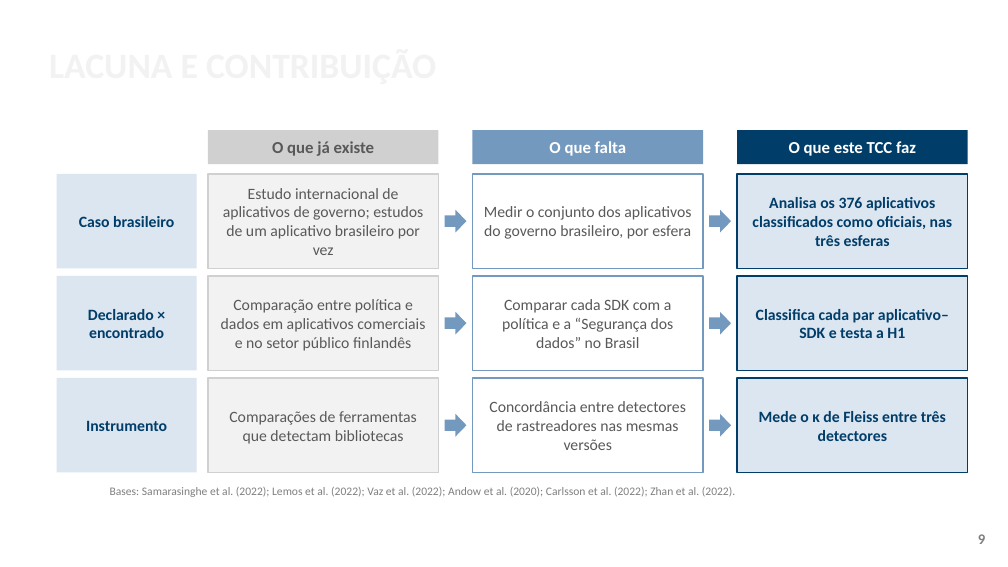
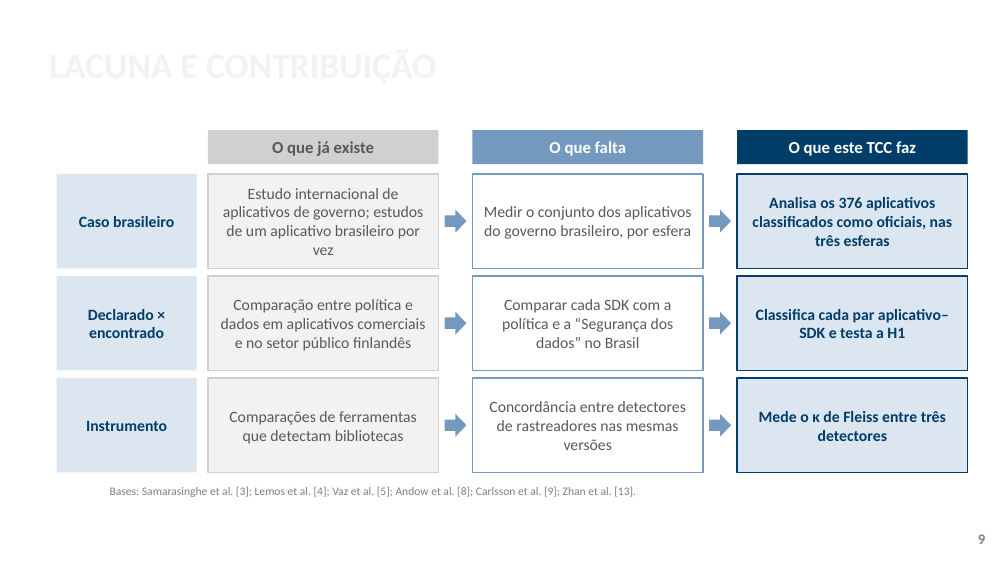
Before and after one commit to ClaudioAMF1/TCC, a slide deck: slide 9 of tcc/apresentacao/apresentacao-defesa-final.pptx. Drawn at 1008x567 pixels with LibreOffice and Linux fonts; fonts in the diff are those of the drawing; background and template pictures are left out. Boxes give left, top, right and bottom in pixels: in the first picture for what was removed or moved away, otherwise in the second. Text is boxed around its words. In the diff, an @@ line names an element or a change of style, - is before the commit and + after.

```diff
--- a/tcc/apresentacao/apresentacao-defesa-final.pptx
+++ b/tcc/apresentacao/apresentacao-defesa-final.pptx
@@ text at <box>110,486,636,497</box>: text changed @@
-Bases: Samarasinghe et al. (2022); Lemos et al. (2022); Vaz et al. (2022); Andow et al. (2020); Carlsson et al. (2022); Zhan et al. (2022).
+Bases: Samarasinghe et al. [3]; Lemos et al. [4]; Vaz et al. [5]; Andow et al. [8]; Carlsson et al. [9]; Zhan et al. [13].
```
Also in this commit, not shown: 12 other slides changed, 6 other files.
